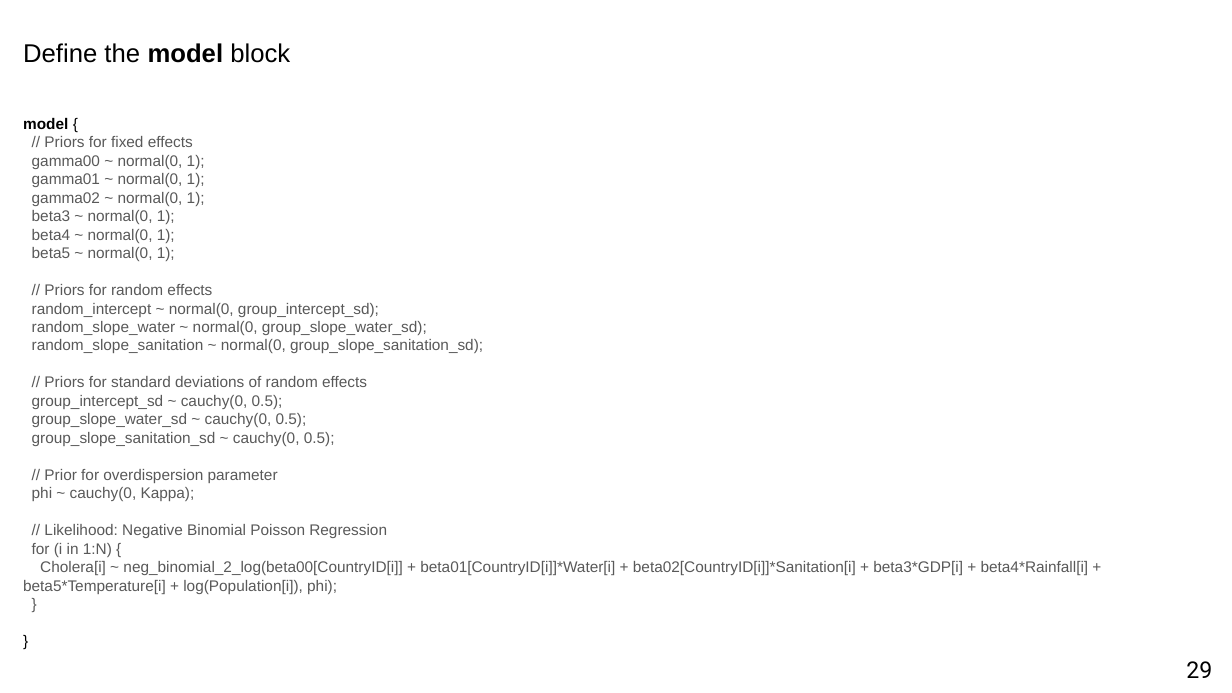
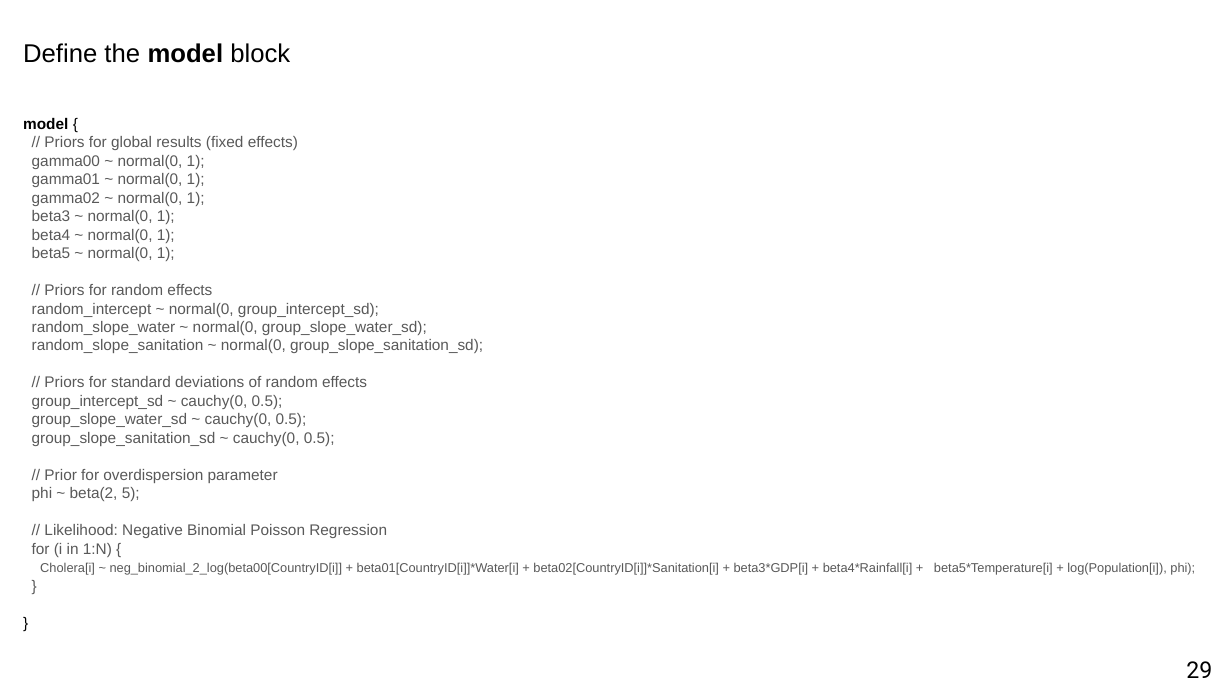
Before and after one commit to UCLPG-MSC-SGDS/UCL-SODA-CPD-RStan, a slide deck: slide 29 of lecture_notes_ppts/Day 4 Lecture - Bayesian Hierarchical Models.pptx. Drawn at 1232x693 pixels with LibreOffice and Linux fonts; fonts in the diff are those of the drawing. Boxes give left, top, right and bottom in pixels: in the first picture for what was removed or moved away, otherwise in the second. Text is boxed around its words. In the diff, an @@ line names an element or a change of style, - is before the commit and + after.

```diff
--- a/lecture_notes_ppts/Day 4 Lecture - Bayesian Hierarchical Models.pptx
+++ b/lecture_notes_ppts/Day 4 Lecture - Bayesian Hierarchical Models.pptx
@@ text at [44,136,298,150]: text changed @@
-// Priors for fixed effects
+// Priors for global results (fixed effects)
@@ text at [32,487,140,501]: text changed @@
-phi ~ cauchy(0, Kappa);
+phi ~ beta(2, 5);
@@ text at [40,562,1195,575]: size 12 to 10 pt in "Cholera[i] ~ neg_binomial_2_log(beta00[CountryID[i]] + beta0 ..." @@
```
Also in this commit, not shown: 5 other slides changed, 24 other files.
